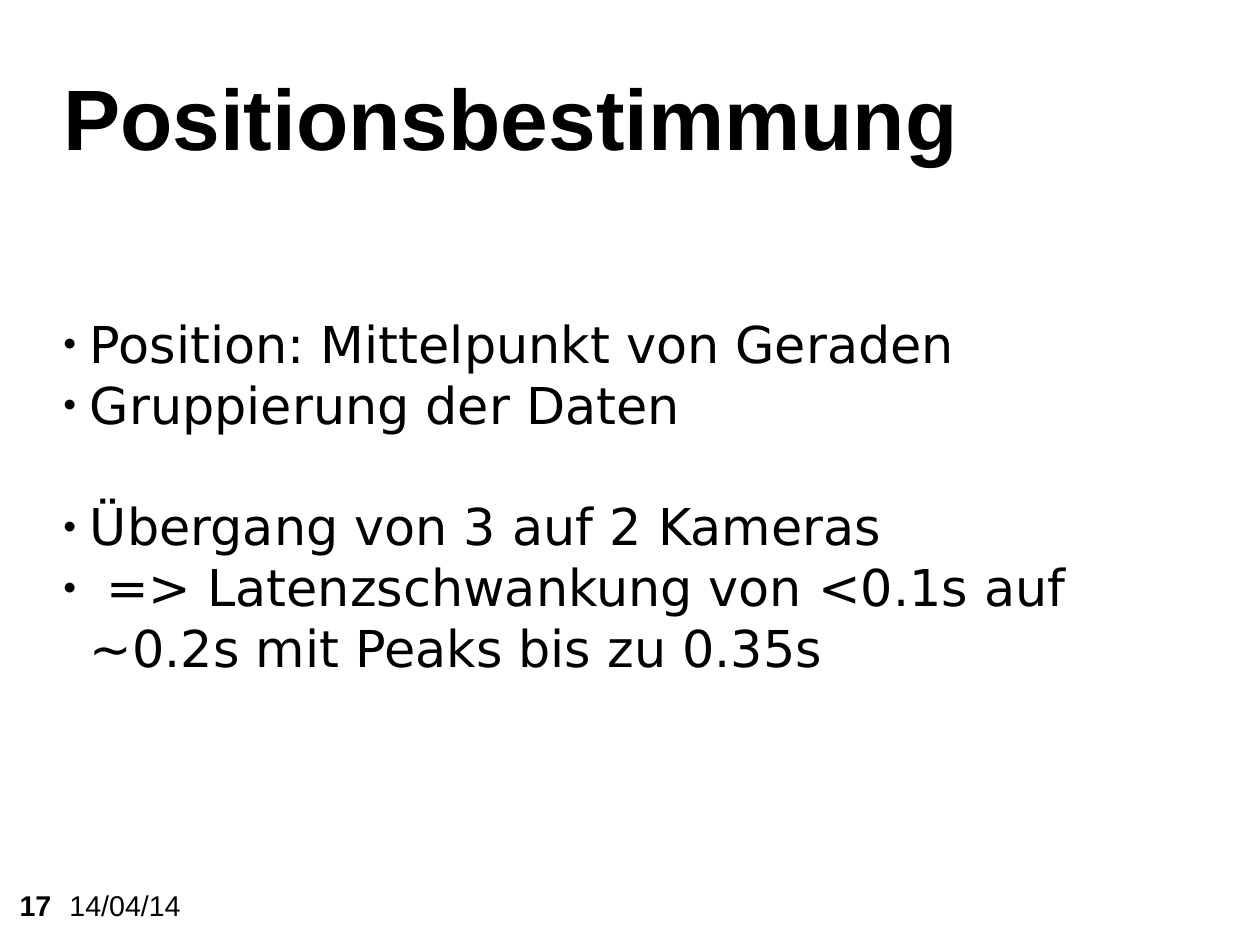
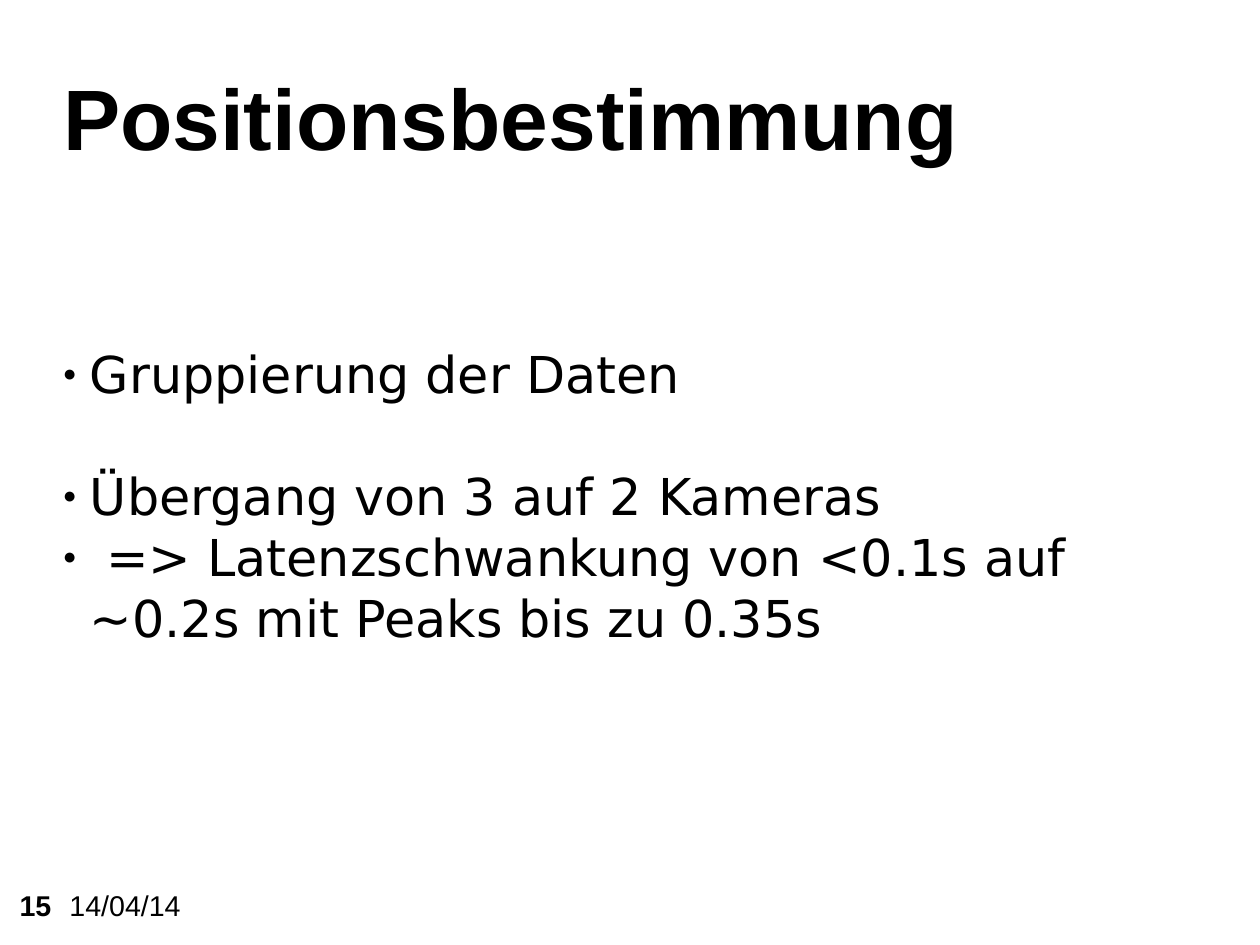
Before and after one commit to KITrokopter/Presentation, a slide deck: slide 15 of PresentationInTotal v0.1.odp (slide 17 before the commit). Drawn at 1260x945 pixels with LibreOffice and Linux fonts; fonts in the diff are those of the drawing; background and template pictures are left out. Boxes give left, top, right and bottom in pixels: in the first picture for what was removed or moved away, otherwise in the second. Text is boxed around its words. In the diff, an @@ line names an element or a change of style, - is before the commit and + after.

```diff
--- a/PresentationInTotal v0.1.odp
+++ b/PresentationInTotal v0.1.odp
@@ subtitle at [90,324,954,374]: paragraph removed @@
-● Position: Mittelpunkt von Geraden
@@ page number at [20,896,52,917]: text changed @@
-17
+15
```
Also in this commit, not shown: 6 other slides changed, 2 slides removed.
